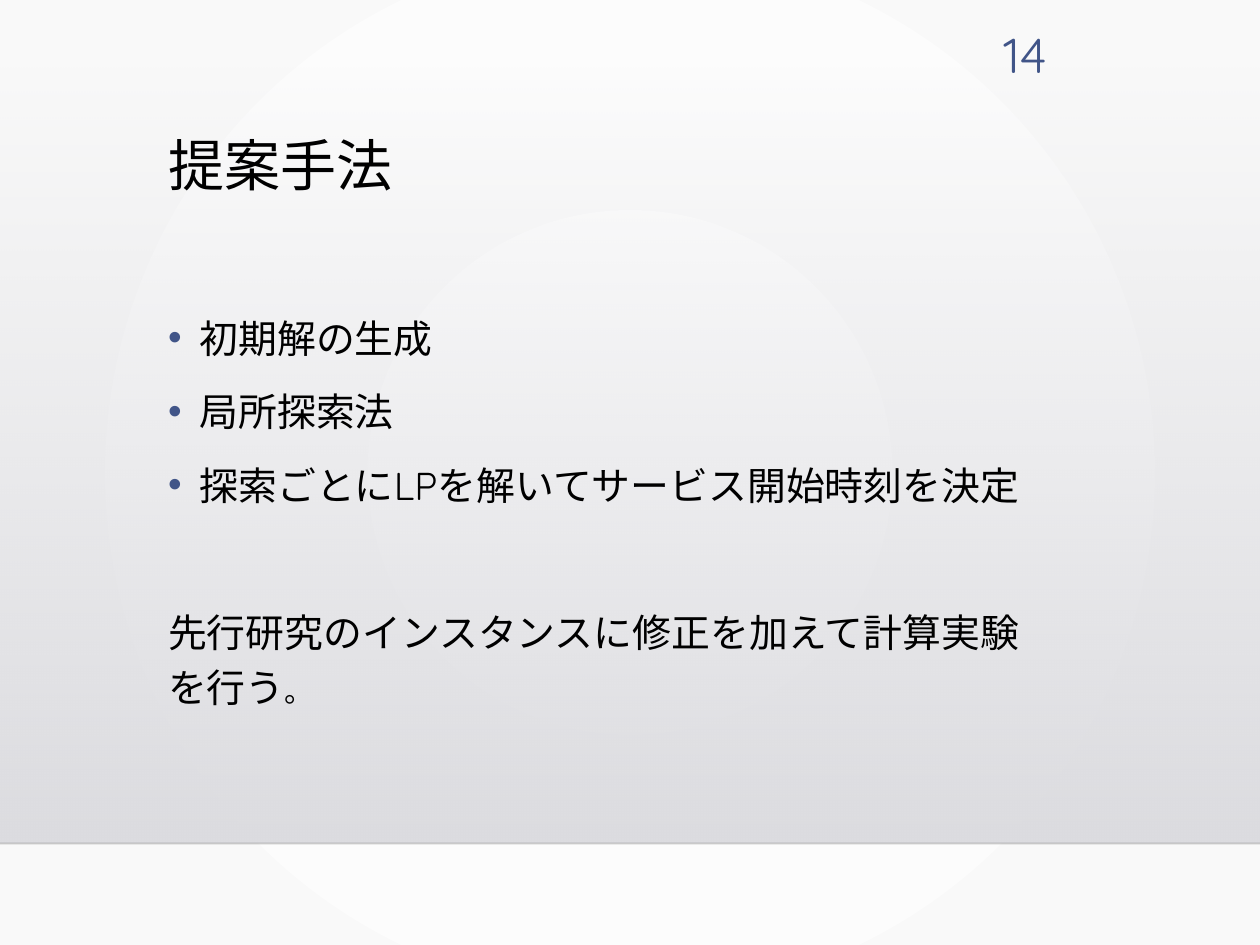
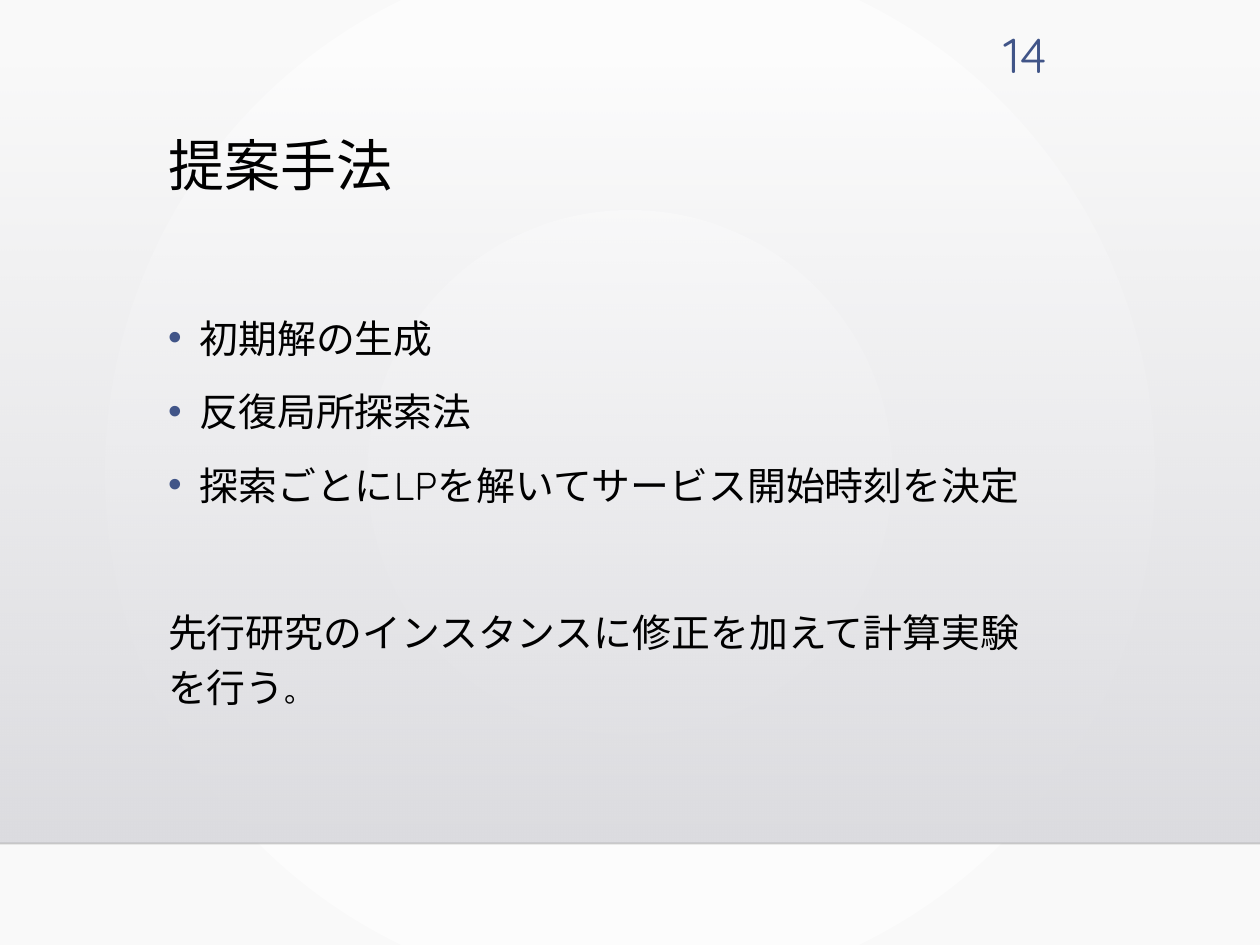
Before and after one commit to kotaro400/DARP, a slide deck: slide 14 of 中間発表_M1.pptx. Drawn at 1260x945 pixels with LibreOffice and Linux fonts; fonts in the diff are those of the drawing; background and template pictures are left out. Boxes give left, top, right and bottom in pixels: in the first picture for what was removed or moved away, otherwise in the second. Text is boxed around its words. In the diff, an @@ line names an element or a change of style, - is before the commit and + after.

```diff
--- a/中間発表_M1.pptx
+++ b/中間発表_M1.pptx
@@ text at [200,393,472,430]: text changed @@
-• 局所探索法
+• 反復局所探索法
```
Also in this commit, not shown: 3 other slides changed, 1 slide added, 6 slides removed, 10 other files.
